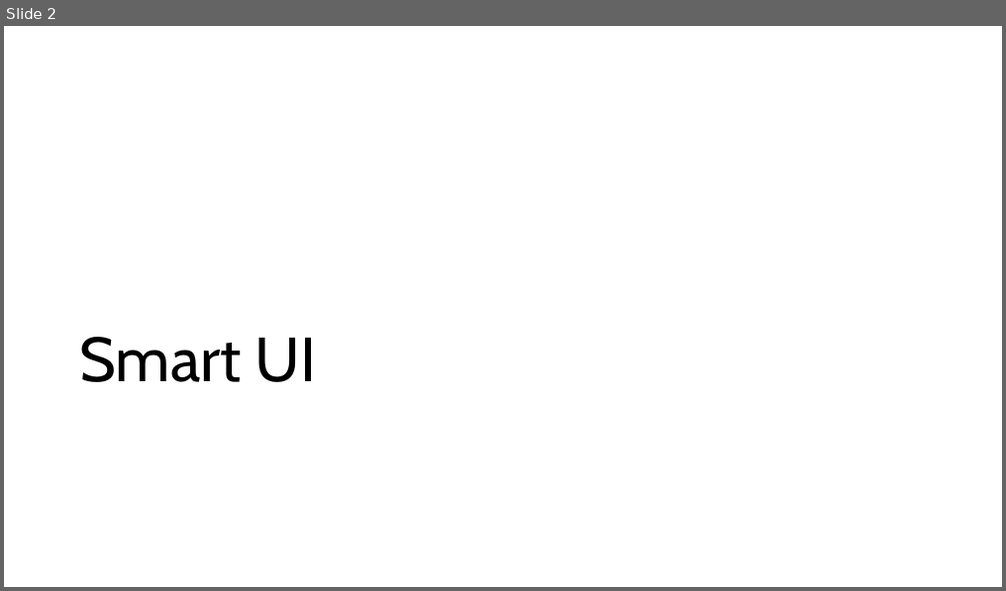
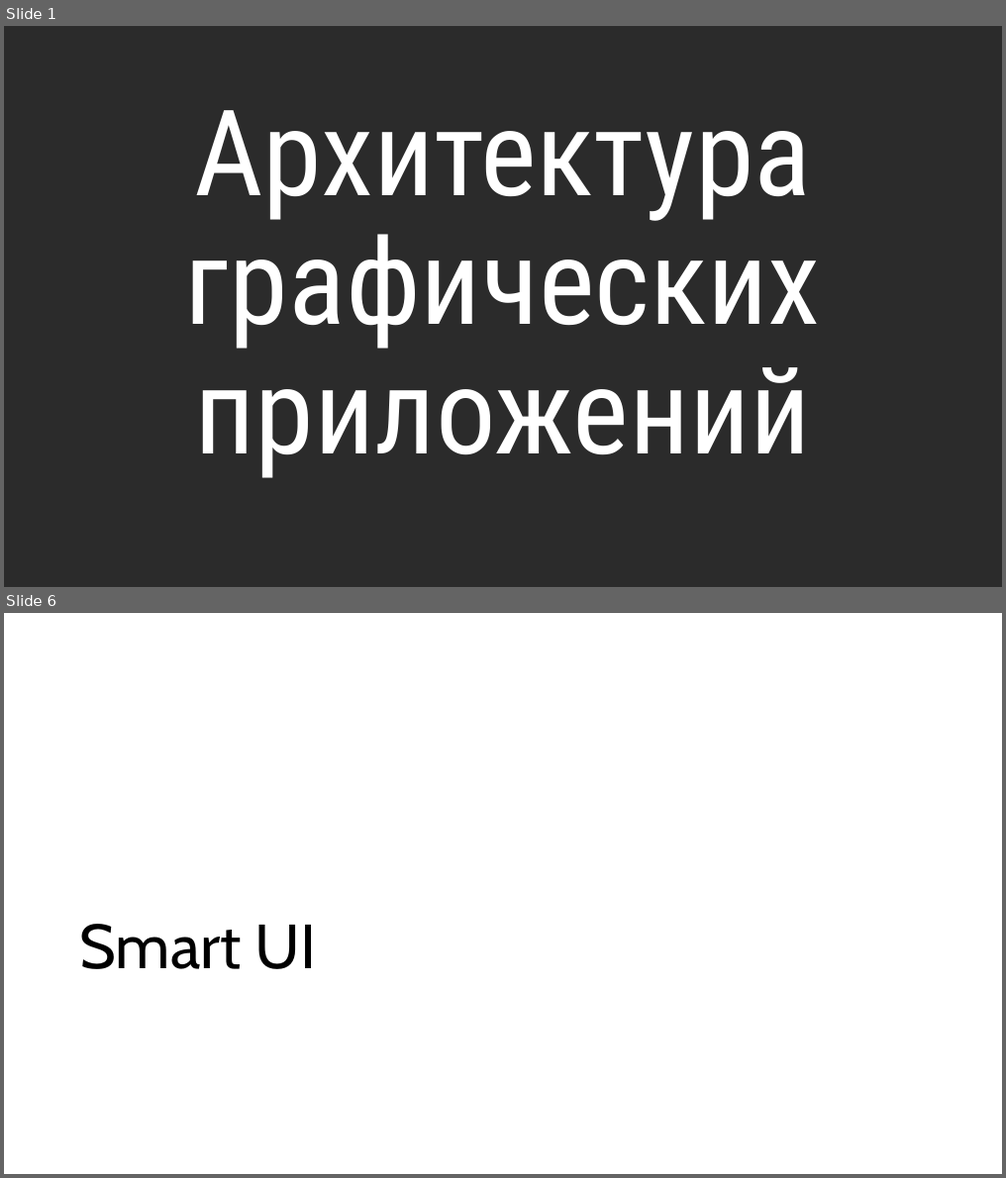
Before and after one commit to alexey-malov/ood, a slide deck: lectures/16.mvxx/mvxx.pptx. Shown one above the other, each under a label of ours: slide 2 before the commit, slides 1 and 6 after it; the slides between them are not shown. The pictures are 1006x591 and 1006x1178 pixels, drawn with LibreOffice and Linux fonts; fonts in the diff are those of the drawing; background and template pictures are left out; a plain dark background stands for a picture behind light text. Boxes give left, top, right and bottom in pixels: in the first picture for what was removed or moved away, otherwise in the second. Text is boxed around its words. In the diff, an @@ line names an element or a change of style, - is before the commit and + after.

```diff
--- a/lectures/16.mvxx/mvxx.pptx
+++ b/lectures/16.mvxx/mvxx.pptx
@@ slide 1 added at <box>4,26,1002,587</box>, background picture (left out) @@
@@ title added at <box>185,110,821,478</box>, 115 pt, text #FFFFFF @@
+Архитектура графических приложений
@@ what was slide 2 is now slide 6 @@
```
Also in this commit, not shown: 5 slides changed, 4 other slides added, 6 other files.
